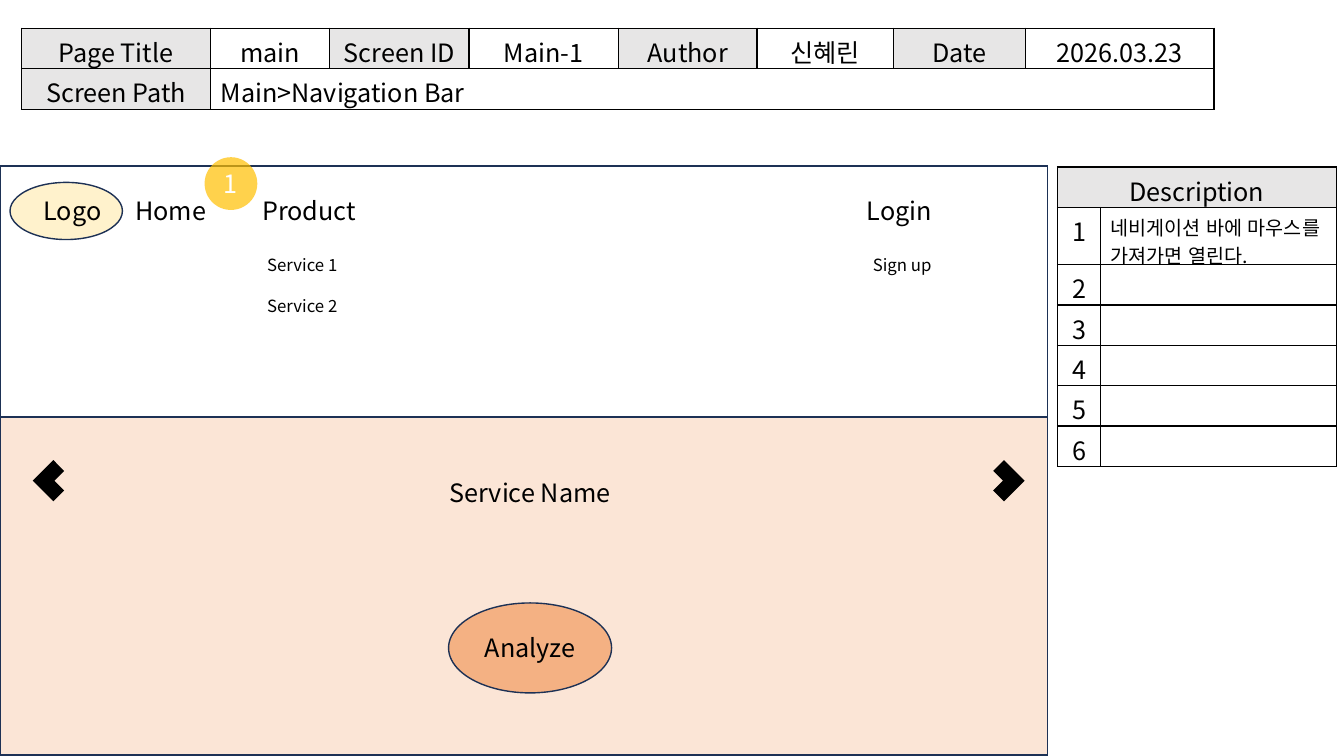
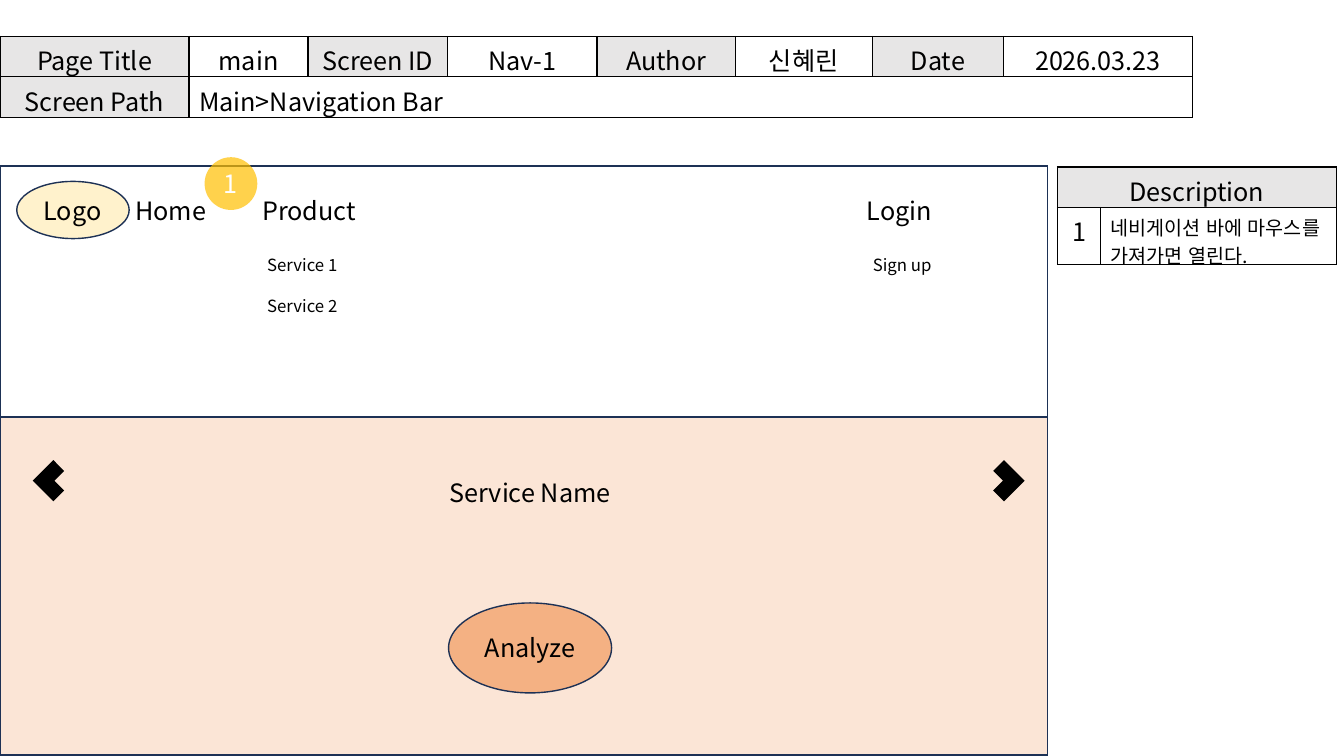
Before and after one commit to ShinHyerin/1st_project, a slide deck: slide 2 of 1차프로젝트/3. 화면설계서_신혜린.pptx. Drawn at 1344x756 pixels with LibreOffice and Linux fonts; fonts in the diff are those of the drawing. Boxes give left, top, right and bottom in pixels: in the first picture for what was removed or moved away, otherwise in the second. Text is boxed around its words. In the diff, an @@ line names an element or a change of style, - is before the commit and + after.

```diff
--- a/1차프로젝트/3. 화면설계서_신혜린.pptx
+++ b/1차프로젝트/3. 화면설계서_신혜린.pptx
@@ table at box(0, 36, 1192, 121) @@
-row 1, column 4: Main-1
+row 1, column 4: Nav-1
@@ table: place and size @@
-table at box(21, 28, 1213, 113)
+table at box(0, 36, 1192, 121)
@@ table at box(1058, 167, 1337, 269) @@
-row 3: 2 | 
-row 4: 3 | 
-row 5: 4 | 
-row 6: 5 | 
-row 7: 6 | 
@@ ellipse: place and size @@
-ellipse at box(10, 182, 123, 240)
+ellipse at box(17, 181, 130, 239)
```
Also in this commit, not shown: 8 other slides changed, 1 other file.
